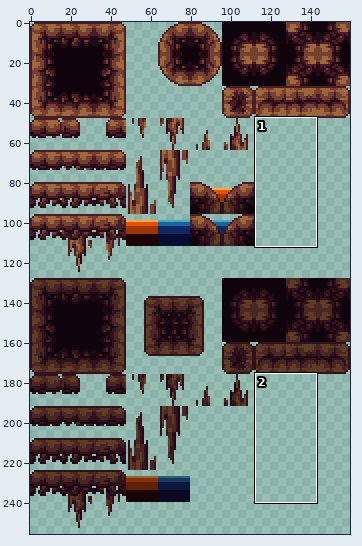
Sprite sheet, stored at Assets/Cave/Cavern_001.png. Above: a wide view before the commit, with the close-up outlined.
Close-up. Before the commit:
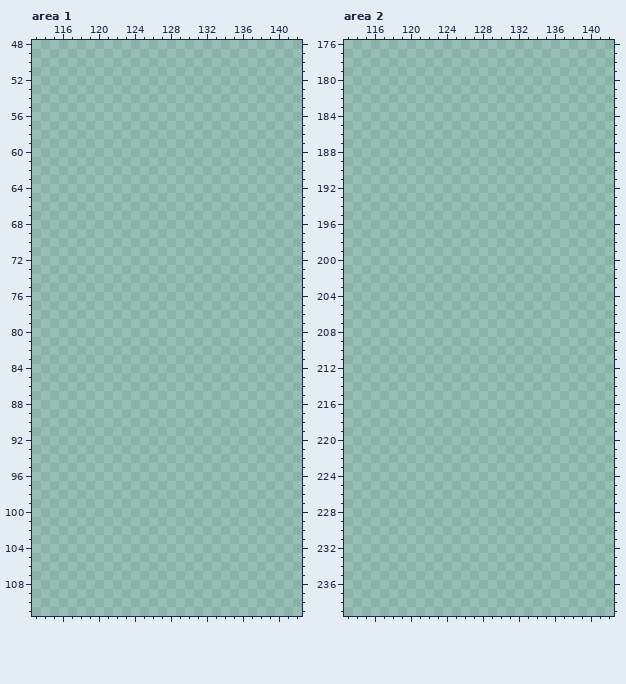
The file is 160x256 pixels. Shown: area 1: x 113..142, y 48..111; area 2: x 113..142, y 176..239.
Palette (. is transparent): 
The same view after the edit:
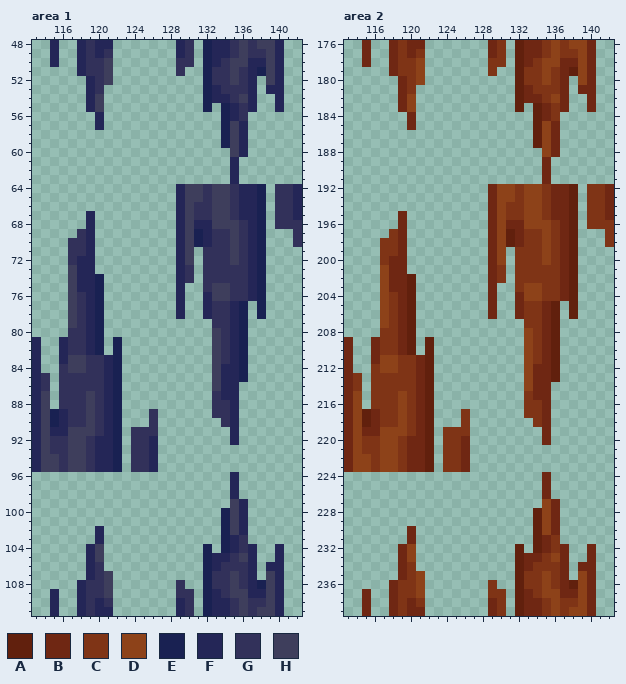
Colours new in this view: A #61200d  B #6f2713  C #7f3416  D #8d4219  E #192152  F #242657  G #32315a  H #3e3e5c
Difference:
Changed rows in their new state; - is an unchanged pixel.
Area 1:
first column x 113:
 48 --F--FGFF-------FG-EFFGHGHHF--
 49 --F--FGFG-------FG-EFFGHGGHF--
 50 --F--FGGH-------GG-EFGHHFFHF--
 51 -----FGGH-------G--EGGHGFEHF--
 52 ------FGH----------EGGHGF-HF--
 53 ------FG-----------EFGGGF-FF--
 54 ------FH-----------EFFGHF--F--
 55 ------FH-----------E-EFGF--F--
 56 -------F-------------EFG------
 57 -------F-------------EHF------
 58 ---------------------EHF------
 59 ---------------------EHF------
 60 ----------------------HF------
 61 ----------------------F-------
 62 ----------------------F-------
 63 ----------------------F-------
 64 ----------------FHHGHHGFFE-GGF
 65 ----------------FHHGHHGFFE-GGF
 66 ----------------FHGGHHGFFE-GGF
 67 ------F---------FHGGHHGFFE-GGF
 68 ------F---------FHFFHHHGFE-GGG
 69 -----GF---------FHEFGGHGFE---G
 70 ----GGF---------FHEFGGHGFE---G
 71 ----GGF---------FH-GGGHGFE----
 72 ----GFF---------FH-GGGHGFE----
 73 ----HFF---------FG-GGGGGFE----
 74 ----HFFE--------FG-GGGGGFE----
 75 ----HFFE--------F--GHHGGFE----
 76 ----HGFE--------F--FHHGGFE----
 77 ----HGFE--------F--FGGFE-E----
 78 ----HGFE--------F--FGGFE-E----
 79 ----HGFE------------GGFE------
 80 ----GGFE------------HGFE------
 81 F--FGGFE-E----------HGFE------
 82 F--FGGFE-E----------HGFE------
 83 F--FHHGGFE----------HGFE------
 84 F--GHHGGFE----------HFFE------
 85 FG-GGGGGFE----------HFFE------
 86 FG-GGGGGFE----------HFF-------
 87 FH-GGGHGFE----------GFF-------
 88 FH-GGGHGFE----------GGF-------
 89 FHEFGGHGFE---G------GGF-------
 90 FHEFGGHGFE---G-------GF-------
 91 FHFFHHHGFE-GGG--------F-------
 92 FHGGHHGFFE-GGF--------F-------
 93 FHGGHHGFFE-GGF----------------
 94 FHHGHHGFFE-GGF----------------
 95 FHHGHHGFFE-GGF----------------
 96 ----------------------F-------
 97 ----------------------F-------
 98 ----------------------F-------
 99 ----------------------HF------
100 ---------------------EHF------
101 ---------------------EHF------
102 -------F-------------EHF------
103 -------F-------------EFG------
104 ------FH-----------E-EFGF--F--
105 ------FH-----------EFFGHF--F--
106 ------FG-----------EFGGGF-FF--
107 ------FGH----------EGGHGF-HF--
108 -----FGGH-------G--EGGHGFEHF--
109 --F--FGGH-------GG-EFGHHFFHF--
110 --F--FGFG-------FG-EFFGHGGHF--
111 --F--FGFF-------FG-EFFGHGHHF--
Area 2:
first column x 113:
176 --B--BCBB-------BC-ABBCDCDDB--
177 --B--BCBC-------BC-ABBCDCCDB--
178 --B--BCCD-------CC-ABCDDBBDB--
179 -----BCCD-------C--ACCDCBADB--
180 ------BCD----------ACCDCB-DB--
181 ------BC-----------ABCCCB-BB--
182 ------BD-----------ABBCDB--B--
183 ------BD-----------A-ABCB--B--
184 -------B-------------ABC------
185 -------B-------------ADB------
186 ---------------------ADB------
187 ---------------------ADB------
188 ----------------------DB------
189 ----------------------B-------
190 ----------------------B-------
191 ----------------------B-------
192 ----------------BDDCDDCBBA-CCB
193 ----------------BDDCDDCBBA-CCB
194 ----------------BDCCDDCBBA-CCB
195 ------B---------BDCCDDCBBA-CCB
196 ------B---------BDBBDDDCBA-CCC
197 -----CB---------BDABCCDCBA---C
198 ----CCB---------BDABCCDCBA---C
199 ----CCB---------BD-CCCDCBA----
200 ----CBB---------BD-CCCDCBA----
201 ----DBB---------BC-CCCCCBA----
202 ----DBBA--------BC-CCCCCBA----
203 ----DBBA--------B--CDDCCBA----
204 ----DCBA--------B--BDDCCBA----
205 ----DCBA--------B--BCCBA-A----
206 ----DCBA--------B--BCCBA-A----
207 ----DCBA------------CCBA------
208 ----CCBA------------DCBA------
209 B--BCCBA-A----------DCBA------
210 B--BCCBA-A----------DCBA------
211 B--BDDCCBA----------DCBA------
212 B--CDDCCBA----------DBBA------
213 BC-CCCCCBA----------DBBA------
214 BC-CCCCCBA----------DBB-------
215 BD-CCCDCBA----------CBB-------
216 BD-CCCDCBA----------CCB-------
217 BDABCCDCBA---C------CCB-------
218 BDABCCDCBA---C-------CB-------
219 BDBBDDDCBA-CCC--------B-------
220 BDCCDDCBBA-CCB--------B-------
221 BDCCDDCBBA-CCB----------------
222 BDDCDDCBBA-CCB----------------
223 BDDCDDCBBA-CCB----------------
224 ----------------------B-------
225 ----------------------B-------
226 ----------------------B-------
227 ----------------------DB------
228 ---------------------ADB------
229 ---------------------ADB------
230 -------B-------------ADB------
231 -------B-------------ABC------
232 ------BD-----------A-ABCB--B--
233 ------BD-----------ABBCDB--B--
234 ------BC-----------ABCCCB-BB--
235 ------BCD----------ACCDCB-DB--
236 -----BCCD-------C--ACCDCBADB--
237 --B--BCCD-------CC-ABCDDBBDB--
238 --B--BCBC-------BC-ABBCDCCDB--
239 --B--BCBB-------BC-ABBCDCDDB--
